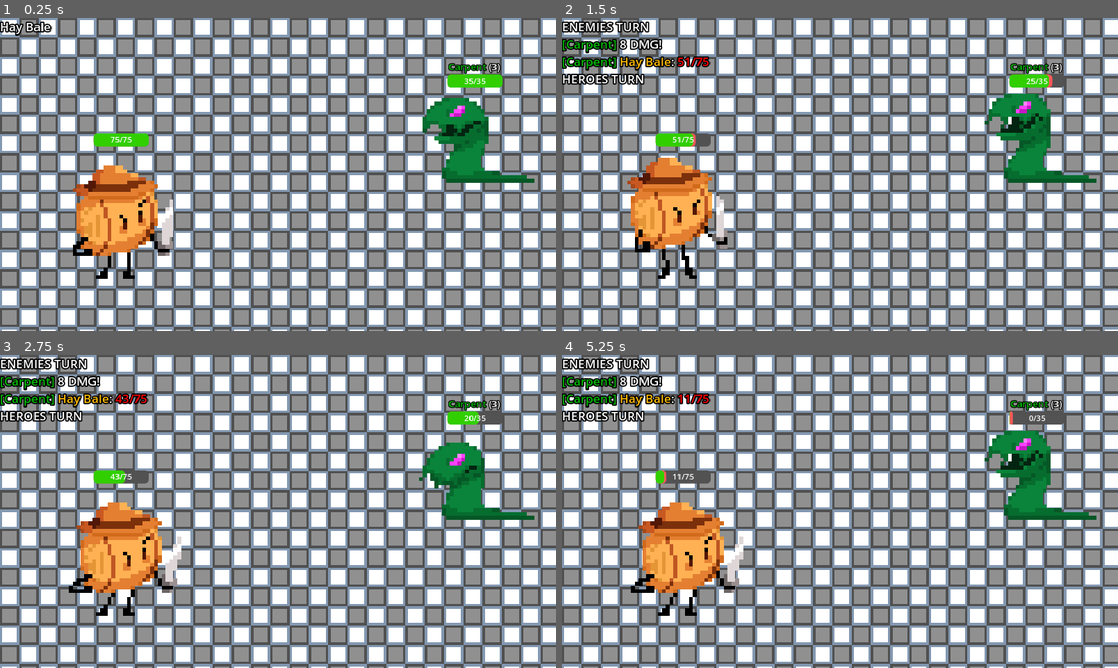
Above: before the commit, frames 1-4 (two rows, left to right).
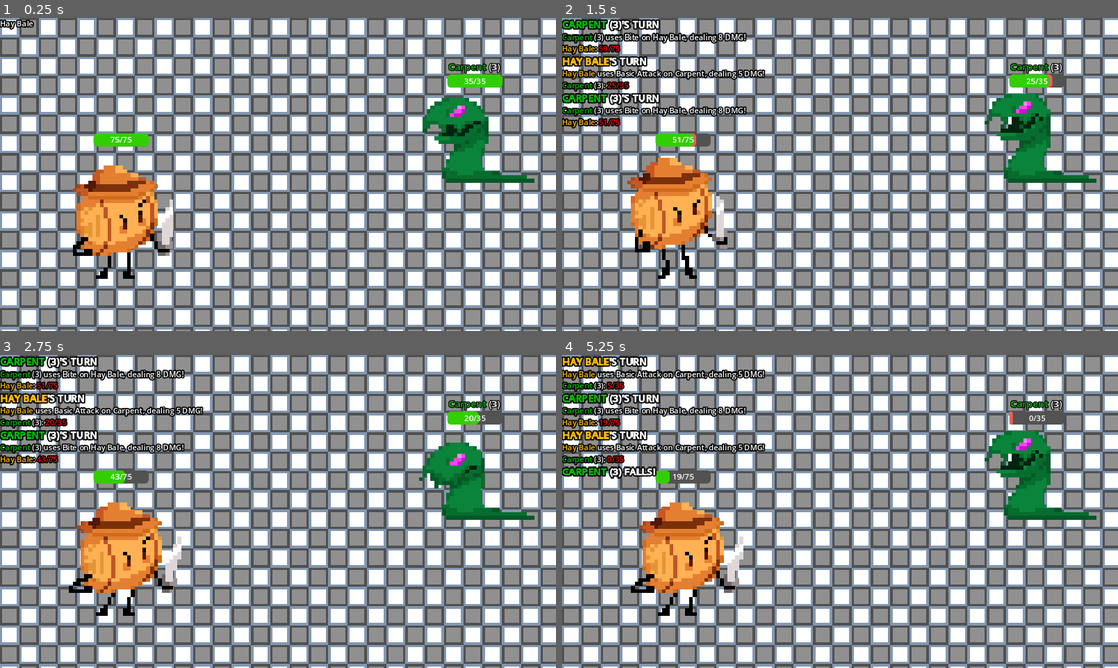
Above: after the commit, the same moments.

Repository: Neoloxal/CAMPQUESTGameYay
Game: Godot game, scene res://Scenes/main.tscn
The game is run twice, just before and just after one commit, with the same random seed, the same clock (stepped at 60 frames per second) and the same inputs.
Inputs:
- Up to frame 1 (0.25 s): no input
- Up to frame 2 (1.5 s): tap Space (Use) at 0.6, 1.35 s
- Up to frame 3 (2.75 s): tap Space (Use) at 2.1 s
- Up to frame 4 (5.25 s): tap Enter at 2.75 s; tap Space (Use) every 0.75 s from 2.85 to 5.1 s

The runs differ from the first frame. In frame 1, 0.3% of the frame differs, in the area x 0-10%, y 0-6%; in frame 2, 5.5%; in frame 3, 5.5%; in frame 4, 6.0%, in the area x 0-37%, y 0-42%.

Commit message:
changed the way chat works + fixed crits
fun fact: crits originally didn't work because the parenthesis was in the wrong place, so the crit equation always equaled a value lower than zero!

Diff:
--- a/Scenes/main.tscn
+++ b/Scenes/main.tscn
@@ -45,15 +45,15 @@
 [node name="Chat Layer" type="CanvasLayer" parent="."]
 
 [node name="Chat" type="RichTextLabel" parent="Chat Layer"]
-offset_right = 398.0
+offset_right = 601.0
 offset_bottom = 642.0
 theme_override_colors/font_outline_color = Color(0, 0, 0, 1)
 theme_override_constants/outline_size = 10
-theme_override_font_sizes/normal_font_size = 25
-theme_override_font_sizes/bold_font_size = 25
-theme_override_font_sizes/italics_font_size = 25
-theme_override_font_sizes/bold_italics_font_size = 25
-theme_override_font_sizes/mono_font_size = 25
+theme_override_font_sizes/normal_font_size = 16
+theme_override_font_sizes/bold_font_size = 20
+theme_override_font_sizes/italics_font_size = 16
+theme_override_font_sizes/bold_italics_font_size = 20
+theme_override_font_sizes/mono_font_size = 16
 bbcode_enabled = true
 text = "Chat:
 [color=#FF0000]CRIT![/color] 10 DMG!
--- a/Scripts/character.gd
+++ b/Scripts/character.gd
@@ -12,7 +12,7 @@
 @export_category("Stats")
 @export var Strength = 0
 @export var Sharpness = 0
-@onready var CritChance = int(round((1 - pow(0.99, float(Sharpness))) * 100))
+@onready var CritChance = float((1 - pow(0.99, float(Sharpness))) * 100)
 
 enum State {
 	WAITING,
@@ -72,7 +72,7 @@
 	})
 	if crit:
 		text = "[color=#FF0000]CRIT![/color] " + text
-	text = "[color={selfColor}][{selfName}][/color] ".format({"selfColor":SelfColor, "selfName":Name}) + text
+	text = "[color={selfColor}]{selfName}[/color] ".format({"selfColor":SelfColor, "selfName":Name.to_upper()}) + text
 	Chat.say(text)
 
 func playerturn():
--- a/Scripts/enemy.gd
+++ b/Scripts/enemy.gd
@@ -61,18 +61,21 @@
 		isCrit = true
 	return isCrit
 
-func print_damage(enemy,damage:int,crit:bool):
+func print_damage(enemy, damage:int, crit:bool, used_move):
 	# CRIT DMG MUST BE MULTIPLIED IN FUNC!!!!!!!
-	var text = "{DMG} DMG!
-[color={selfColor}][{selfName}][/color] [color={enemyColor}]{Name}[/color]: [color=#FF0000]{HP}/{MaxHP}[/color]".format({
+	var text = "[b]'S TURN[/b]
+[color={selfColor}]{selfName}[/color] ({Level}) uses {move} on {Name}, dealing {DMG} DMG!
+[color={enemyColor}]{Name}[/color]: [color=#FF0000]{HP}/{MaxHP}[/color]".format({
 	"selfColor":SelfColor,
 	"selfName":Name,
 	"DMG":damage,
+	"move": used_move,
+	"Level":Level,
 	"enemyColor":enemy.SelfColor, "Name":enemy.Name, "HP":enemy.HP, "MaxHP":enemy.MaxHP
 	})
 	if crit:
 		text = "[color=#FF0000]CRIT![/color]" + text
-	text = "[color={selfColor}][{selfName}][/color] ".format({"selfColor":SelfColor, "selfName":Name}) + text
+	text = "[b][color={selfColor}]{selfName}[/color] ({Level})[/b]".format({"selfColor":SelfColor, "selfName":Name.to_upper(), "Level":Level}) + text
 	Chat.say(text)
 
 func Death():
@@ -98,7 +101,7 @@
 			var DMG = 6 + (Level - 1)
 			#var isCrit = get_crit(.75)
 			hero.HP -= DMG
-			print_damage(hero, DMG, false)
+			print_damage(hero, DMG, false, "Bite")
 			return
 
 func get_status():
--- a/Scripts/moves.gd
+++ b/Scripts/moves.gd
@@ -1,6 +1,5 @@
 extends Node
 
-# neo i have no goddamn idea what you were on about with this but i do NOT think this is how classes work
 var ATK
 var TARGETS
 var CritChance
@@ -45,14 +44,25 @@
 
 func print_damage(enemy, damage:int, crit:bool):
 	# CRIT DMG MUST BE MULTIPLIED IN FUNC!!!!!!!
-	var text = "{DMG} DMG!
-[color={selfColor}][{selfName}][/color] [color={enemyColor}]{Name}[/color] ({Level}): [color=#FF0000]{HP}/{MaxHP}[/color] {Status}".format({
-		"selfColor":SelfColor,
-		"selfName":Name,
+	var text = "[b]'S TURN[/b]
+"
+	var damageText
+	if !crit:
+		damageText = "[color={selfColor}]{selfName}[/color] uses {move} on {Name}, dealing {DMG} DMG!"
+	else:
+		damageText = "[color={selfColor}]{selfName}[/color] uses {move} on {Name}, [color=#FF0000]CRITICAL HITTING[/color] and dealing {DMG} DMG!"
+	text += damageText + "
+"
+	text += "[color={enemyColor}]{Name}[/color] ({Level}): [color=#FF0000]{HP}/{MaxHP}[/color] {Status}"
+	if enemy.HP <= 0:
+		text += "
+[b][color={enemyColor}]{Name}[/color] ({Level}) FALLS![/b]".format({"Name":enemy.Name.to_upper()})
+	text = text.format({
+		"selfColor": SelfColor,
+		"selfName": Name,
+		"move": "Basic Attack",
 		"DMG":damage,
 		"enemyColor":enemy.SelfColor, "Name":enemy.Name, "Level":enemy.Level, "HP":enemy.HP, "MaxHP":enemy.MaxHP, "Status":enemy.get_status()
 	})
-	if crit:
-		text = "[color=#FF0000]CRIT![/color] " + text
-	text = "[color={selfColor}][{selfName}][/color] ".format({"selfColor":SelfColor, "selfName":Name}) + text
+	text = "[b][color={selfColor}]{selfName}[/color][/b]".format({"selfColor":SelfColor, "selfName":Name.to_upper()}) + text
 	Chat.say(text)
--- a/Scripts/turnmanager.gd
+++ b/Scripts/turnmanager.gd
@@ -2,17 +2,32 @@
 
 @export var Chat:RichTextLabel
 
+enum Turn {
+	HEROES,
+	ENEMIES
+}
+
+var current_state = Turn.HEROES
+
 func _process(_delta):
-	var heroes = get_tree().get_nodes_in_group("Hero")
-	for hero in heroes:
-		hero.playerturn()
-		await hero.turnFinished
+	match current_state:
+		Turn.HEROES:
+			var heroes = get_tree().get_nodes_in_group("Hero")
+			for hero in heroes:
+				hero.playerturn()
+				await hero.turnFinished
+			switch_turn("enemy")
+		Turn.ENEMIES:
+			var enemies = get_tree().get_nodes_in_group("Enemy")
+			for enemy in enemies:
+				if !enemy.isDead:
+					enemy.enemyturn()
+					await enemy.turnFinished
+			switch_turn("hero")
 
-	if not Utils.heroesTurn:
-		Chat.say("ENEMIES TURN")
-		var enemies = get_tree().get_nodes_in_group("Enemy")
-		for enemy in enemies:
-			enemy.enemyturn()
-			await enemy.turnFinished
-		Utils.heroesTurn = true
-		Chat.say("HEROES TURN")
+func switch_turn(turn):
+	match turn:
+		"hero":
+			current_state = Turn.HEROES
+		"enemy":
+			current_state = Turn.ENEMIES
